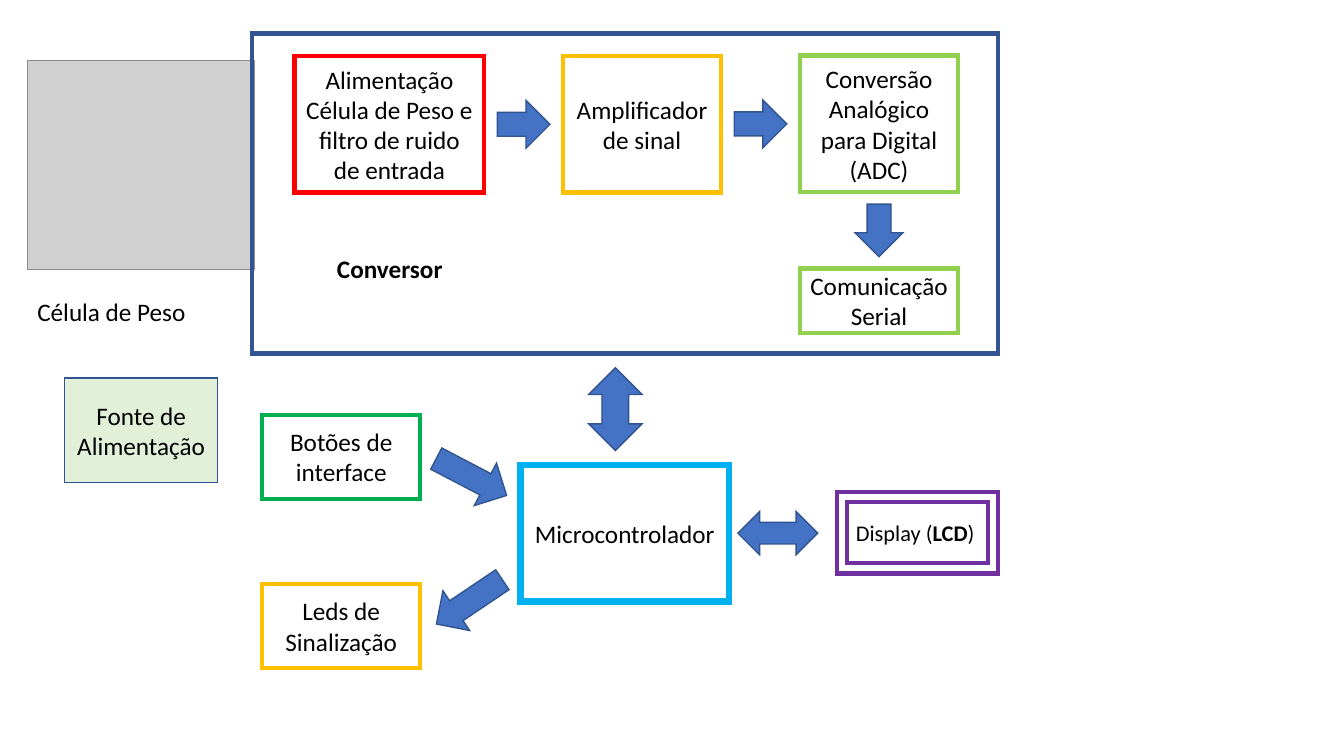
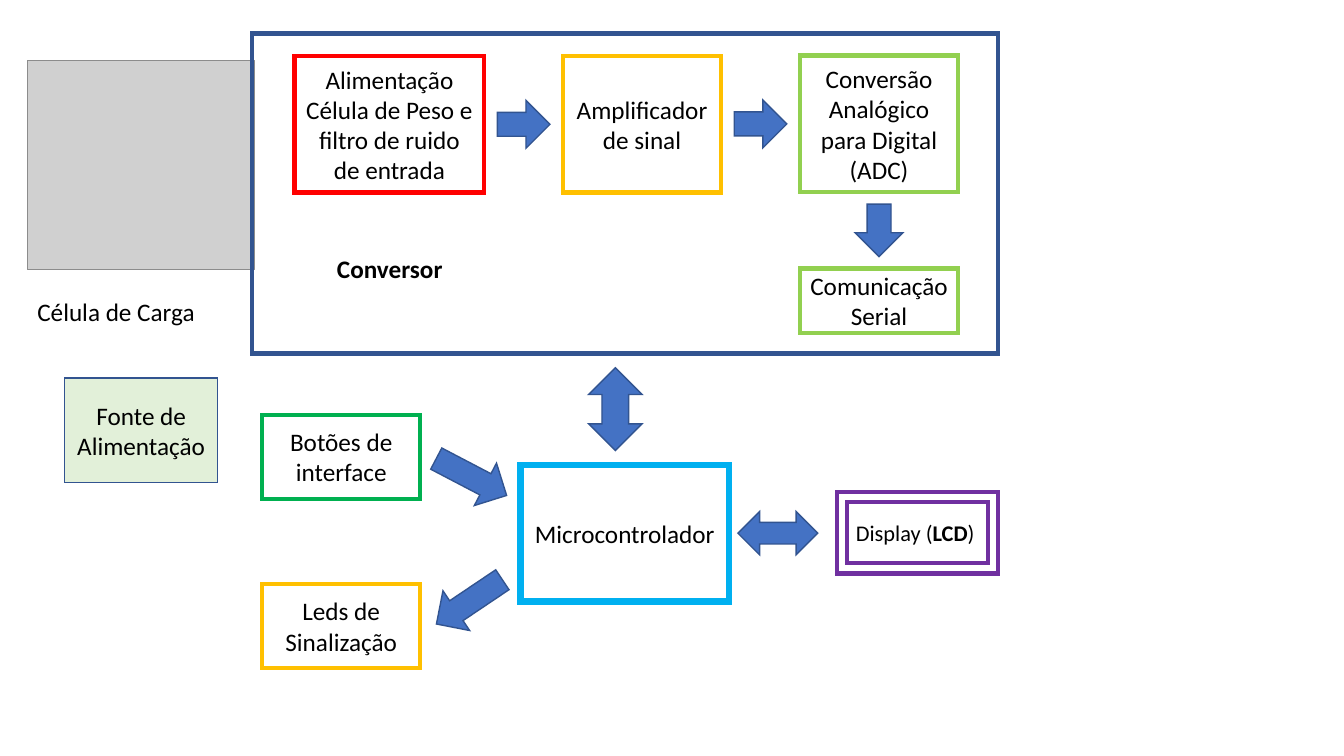
Before and after one commit to sergio1020881/PESTA2021, a slide deck: slide 1 of Relatorio/user/image/PESTA/Diagrama/Diagrama_bloco.pptx. Drawn at 1344x756 pixels with LibreOffice and Linux fonts; fonts in the diff are those of the drawing; grey boxes stand for pictures. Boxes give left, top, right and bottom in pixels: in the first picture for what was removed or moved away, otherwise in the second. Text is boxed around its words. In the diff, an @@ line names an element or a change of style, - is before the commit and + after.

```diff
--- a/Relatorio/user/image/PESTA/Diagrama/Diagrama_bloco.pptx
+++ b/Relatorio/user/image/PESTA/Diagrama/Diagrama_bloco.pptx
@@ text at (37, 303, 194, 326): text changed @@
-Célula de Peso
+Célula de Carga
```
Also in this commit, not shown: 5 other files.
